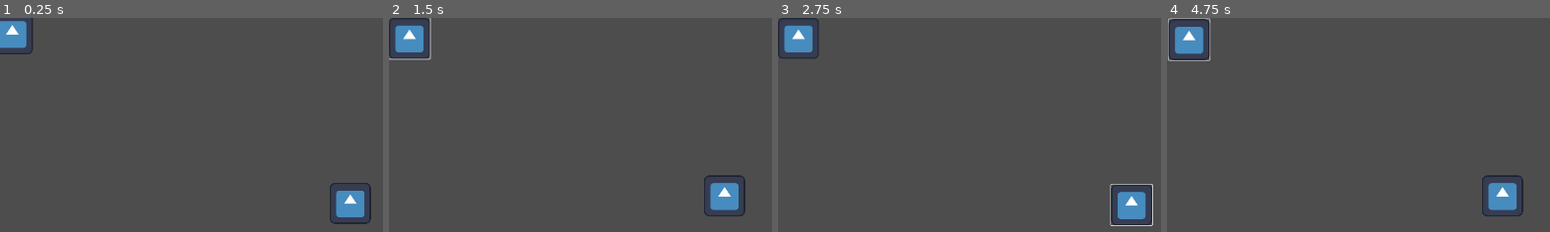
Above: before the commit, frames 1-4 (left to right).
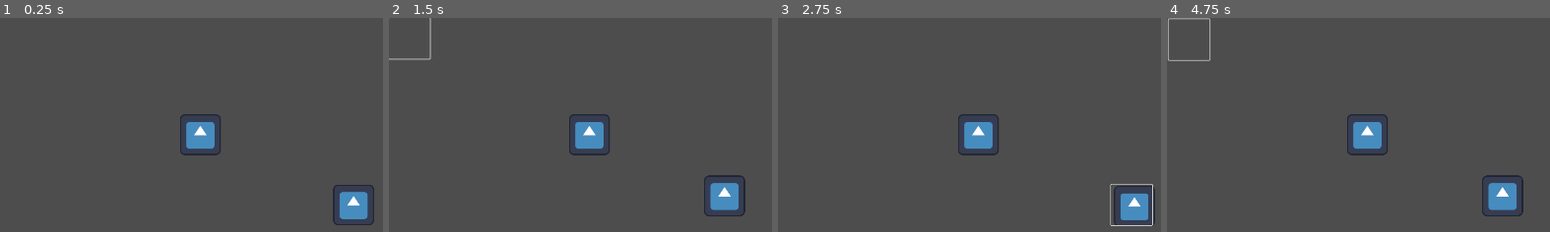
Above: after the commit, the same moments.

Repository: GitHub7796/godotLearn
Game: Godot game, scene res://8_card_demo/control_demo_代码架构梳理后/component/test_synthesize_componet.tscn
Two runs of this game, one before a commit and one after it. Both use one fixed random seed, a clock stepped at 60 frames per second and the inputs below. This scene is started directly instead of the project's main scene. The engine's default icon, where the game draws it, is replaced by a stand-in: a white triangle on a blue panel in a dark square.
Inputs (mouse positions are in pixels of both pictures, inside the frame that each line leads up to):
- Up to frame 1 (0.25 s): no input
- Up to frame 2 (1.5 s): click (726, 195) at 0.5 s; click (408, 39) at 1.25 s
- Up to frame 3 (2.75 s): tap Enter at 2 s; drag from (1115, 197) to (800, 39) at 2.02 s
- Up to frame 4 (4.75 s): drag from (1189, 39) to (1519, 204) at 2.77 s; move the mouse to (outside the picture) at 3.52 s; hold A (left) 3.53-4.25 s; click (outside the picture) at 3.67 s; tap Space (jump) at 4.25 s; drag from (outside the picture) to (1189, 39) at 4.27 s

The runs differ from the first frame. In frame 1, 3.2% of the frame differs, in the area x 0-98%, y 0-97%; in frame 2, 2.4%; in frame 3, 3.1%; in frame 4, 2.5%.
Error before the commit: Parse Error: Expected indented block after "if" block. (res://8_card_demo/control_demo_代码架构梳理后/component/area_componet.gd:11)

Commit message:
06222311

Diff:
--- a/GoDotQulickStart/8_card_demo/control_demo_代码架构梳理后/component/area_componet.gd
+++ b/GoDotQulickStart/8_card_demo/control_demo_代码架构梳理后/component/area_componet.gd
@@ -4,16 +4,20 @@
 
 var is_area_enter:bool=false
 var is_mouse_enter:bool=false
-@export var card:Node
-@onready var cardCompont:Node=get_node("../cardCompont")
+var is_left_mouse_press_up:bool=false
+@export var card_compont:Node
+@onready var auto_card_compont:Node=get_node("../CardCompont")
 
 func _physics_process(delta: float) -> void:
-	if card:
-	$CollisionShape2D.global_position=card.global_position+card.size/2
-	handle_synthesize()
+	if !card_compont && auto_card_compont:
+		card_compont=auto_card_compont
+#		 @onready 调用前 此函数会调用
+	if card_compont:
+		$CollisionShape2D.global_position=card_compont.global_position+card_compont.size/2
+	sgl_synthesize_emit()
 
-func handle_synthesize():
-	if is_area_enter && is_mouse_enter:
+func sgl_synthesize_emit():
+	if is_area_enter && is_mouse_enter && is_left_mouse_press_up:
 		print("sgl_synthesize.emit")
 		sgl_synthesize.emit()
 	pass
@@ -38,3 +42,16 @@
 func _on_mouse_exited() -> void:
 	is_mouse_enter=false
 	pass # Replace with function body.
+
+func _on_input_event(viewport: Node, event: InputEvent, shape_idx: int) -> void:
+	# 检查事件是否为鼠标按钮事件
+	if event is InputEventMouseButton:
+		# 判断是否为鼠标左键
+		if event.button_index == MOUSE_BUTTON_LEFT:
+			if event.is_pressed():
+				# 鼠标左键按下
+				is_left_mouse_press_up = false
+			else:
+				# 鼠标左键释放
+				is_left_mouse_press_up = true
+	pass # Replace with function body.
--- a/GoDotQulickStart/8_card_demo/control_demo_代码架构梳理后/component/area_componet.tscn
+++ b/GoDotQulickStart/8_card_demo/control_demo_代码架构梳理后/component/area_componet.tscn
@@ -14,5 +14,6 @@
 
 [connection signal="area_entered" from="." to="." method="_on_area_entered"]
 [connection signal="area_exited" from="." to="." method="_on_area_exited"]
+[connection signal="input_event" from="." to="." method="_on_input_event"]
 [connection signal="mouse_entered" from="." to="." method="_on_mouse_entered"]
 [connection signal="mouse_exited" from="." to="." method="_on_mouse_exited"]
--- a/GoDotQulickStart/8_card_demo/control_demo_代码架构梳理后/component/cardCompont.tscn
+++ b/GoDotQulickStart/8_card_demo/control_demo_代码架构梳理后/component/cardCompont.tscn
@@ -1,14 +1,16 @@
-[gd_scene load_steps=2 format=3 uid="uid://cecdocqygjnwa"]
+[gd_scene load_steps=3 format=3 uid="uid://cecdocqygjnwa"]
 
+[ext_resource type="Script" path="res://8_card_demo/control_demo_代码架构梳理后/component/card_compont.gd" id="1_bdfmy"]
 [ext_resource type="Texture2D" uid="uid://bdpcsbmm63b" path="res://icon.svg" id="1_go70o"]
 
-[node name="CardCompont" type="Control" groups=["CardCompont"]]
+[node name="CardCompont" type="Control"]
 custom_minimum_size = Vector2(100, 100)
 layout_mode = 3
 anchor_right = 0.0520833
 anchor_bottom = 0.0925926
 offset_right = -100.0
 offset_bottom = -100.0
+script = ExtResource("1_bdfmy")
 metadata/_edit_use_anchors_ = true
 
 [node name="TextureRect" type="TextureRect" parent="."]
--- /dev/null
+++ b/GoDotQulickStart/8_card_demo/control_demo_代码架构梳理后/component/card_compont.gd
@@ -0,0 +1,11 @@
+extends Control
+
+@export var drag_compont:Node
+@onready var auto_drag_compont:Node=get_node("../DragCompont")
+
+func _physics_process(delta: float) -> void:
+	if !drag_compont && auto_drag_compont:
+		drag_compont=auto_drag_compont
+#		 @onready 调用前 此函数会调用
+	if drag_compont:
+		global_position=drag_compont.global_position
--- a/GoDotQulickStart/8_card_demo/control_demo_代码架构梳理后/component/drag_compont.gd
+++ b/GoDotQulickStart/8_card_demo/control_demo_代码架构梳理后/component/drag_compont.gd
@@ -13,7 +13,7 @@
 var damping = 0.35
 var stiffness = 500
 func _ready() -> void:
-	set_children_mouse_filter_pass(self)
+	set_children_mouse_filter_pass(get_parent())
 	set_size(Vector2(weight,height))
 
 func _physics_process(delta: float) -> void:
--- a/GoDotQulickStart/8_card_demo/control_demo_代码架构梳理后/component/synthesize_componet.gd
+++ b/GoDotQulickStart/8_card_demo/control_demo_代码架构梳理后/component/synthesize_componet.gd
@@ -1,2 +1,9 @@
 extends Node
 class_name synthesize_componet
+
+func synthesize():
+	var cardlst=get_tree().get_nodes_in_group("synthesize_card")
+	for card in cardlst:
+		card.queue_free()
+	#return preload()
+	pass
--- /dev/null
+++ b/GoDotQulickStart/8_card_demo/control_demo_代码架构梳理后/component/synthesize_componet.tscn
@@ -0,0 +1,6 @@
+[gd_scene load_steps=2 format=3 uid="uid://cc3ckh08fv8jy"]
+
+[ext_resource type="Script" path="res://8_card_demo/control_demo_代码架构梳理后/component/synthesize_componet.gd" id="1_7lb6k"]
+
+[node name="SynthesizeComponet" type="Node2D"]
+script = ExtResource("1_7lb6k")
--- a/GoDotQulickStart/8_card_demo/control_demo_代码架构梳理后/component/test_synthesize_componet.tscn
+++ b/GoDotQulickStart/8_card_demo/control_demo_代码架构梳理后/component/test_synthesize_componet.tscn
@@ -6,25 +6,29 @@
 
 [node name="TestSynthesizeComponet" type="Node2D"]
 
-[node name="DragCompont" parent="." node_paths=PackedStringArray("follow_target", "card") instance=ExtResource("1_cofpv")]
+[node name="Node" type="Node" parent="."]
+
+[node name="CardCompont" parent="Node" instance=ExtResource("2_qvypt")]
 anchors_preset = 0
 anchor_right = 0.0
 anchor_bottom = 0.0
-follow_target = NodePath("../Control")
-card = NodePath("CardCompont")
+offset_right = 100.0
+offset_bottom = 100.0
 
-[node name="CardCompont" parent="DragCompont" instance=ExtResource("2_qvypt")]
-layout_mode = 1
+[node name="SynthesizeCompont" parent="Node" instance=ExtResource("1_phwad")]
+
+[node name="DragCompont" parent="Node" node_paths=PackedStringArray("follow_target", "card") instance=ExtResource("1_cofpv")]
 anchors_preset = 0
 anchor_right = 0.0
 anchor_bottom = 0.0
-offset_right = -94.7917
-offset_bottom = -90.7407
+offset_right = 100.0
+offset_bottom = 100.0
+follow_target = NodePath("../../Control")
+card = NodePath("../CardCompont")
 
-[node name="SynthesizeCompont" parent="DragCompont/CardCompont" node_paths=PackedStringArray("card") instance=ExtResource("1_phwad")]
-card = NodePath("..")
+[node name="Node2" type="Node" parent="."]
 
-[node name="DragCompont2" parent="." node_paths=PackedStringArray("follow_target", "card") instance=ExtResource("1_cofpv")]
+[node name="CardCompont" parent="Node2" instance=ExtResource("2_qvypt")]
 anchors_preset = 0
 anchor_right = 0.0
 anchor_bottom = 0.0
@@ -32,19 +36,20 @@
 offset_top = 236.0
 offset_right = 539.0
 offset_bottom = 336.0
-follow_target = NodePath("../Control2")
-card = NodePath("CardCompont")
 
-[node name="CardCompont" parent="DragCompont2" instance=ExtResource("2_qvypt")]
-layout_mode = 1
+[node name="SynthesizeCompont" parent="Node2" instance=ExtResource("1_phwad")]
+position = Vector2(439, 236)
+
+[node name="DragCompont2" parent="Node2" node_paths=PackedStringArray("follow_target", "card") instance=ExtResource("1_cofpv")]
 anchors_preset = 0
 anchor_right = 0.0
 anchor_bottom = 0.0
-offset_right = -94.7917
-offset_bottom = -90.7407
-
-[node name="SynthesizeCompont" parent="DragCompont2/CardCompont" node_paths=PackedStringArray("card") instance=ExtResource("1_phwad")]
-card = NodePath("..")
+offset_left = 439.0
+offset_top = 236.0
+offset_right = 539.0
+offset_bottom = 336.0
+follow_target = NodePath("../../Control2")
+card = NodePath("../CardCompont")
 
 [node name="Control" type="Control" parent="."]
 layout_mode = 3
Not shown: 1 places in GoDotQulickStart/8_card_demo/control_demo_代码架构梳理后/component/area_componet.tscn that only renumber resources
Not shown: 1 places in GoDotQulickStart/8_card_demo/control_demo_代码架构梳理后/component/dragCompont.tscn that only renumber resources
Binary file changed: GoDotQulickStart/8_card_demo/gridContanier_demo/data/cardsInfo.base.translation
Binary file changed: GoDotQulickStart/8_card_demo/gridContanier_demo/data/cardsInfo.food_HP.translation
Binary file changed: GoDotQulickStart/8_card_demo/gridContanier_demo/data/cardsInfo.index.translation
Binary file changed: GoDotQulickStart/8_card_demo/gridContanier_demo/data/cardsInfo.npc.translation
Binary file changed: GoDotQulickStart/8_card_demo/gridContanier_demo/data/cardsInfo.site.translation
Not shown, added: GoDotQulickStart/.DS_Store
